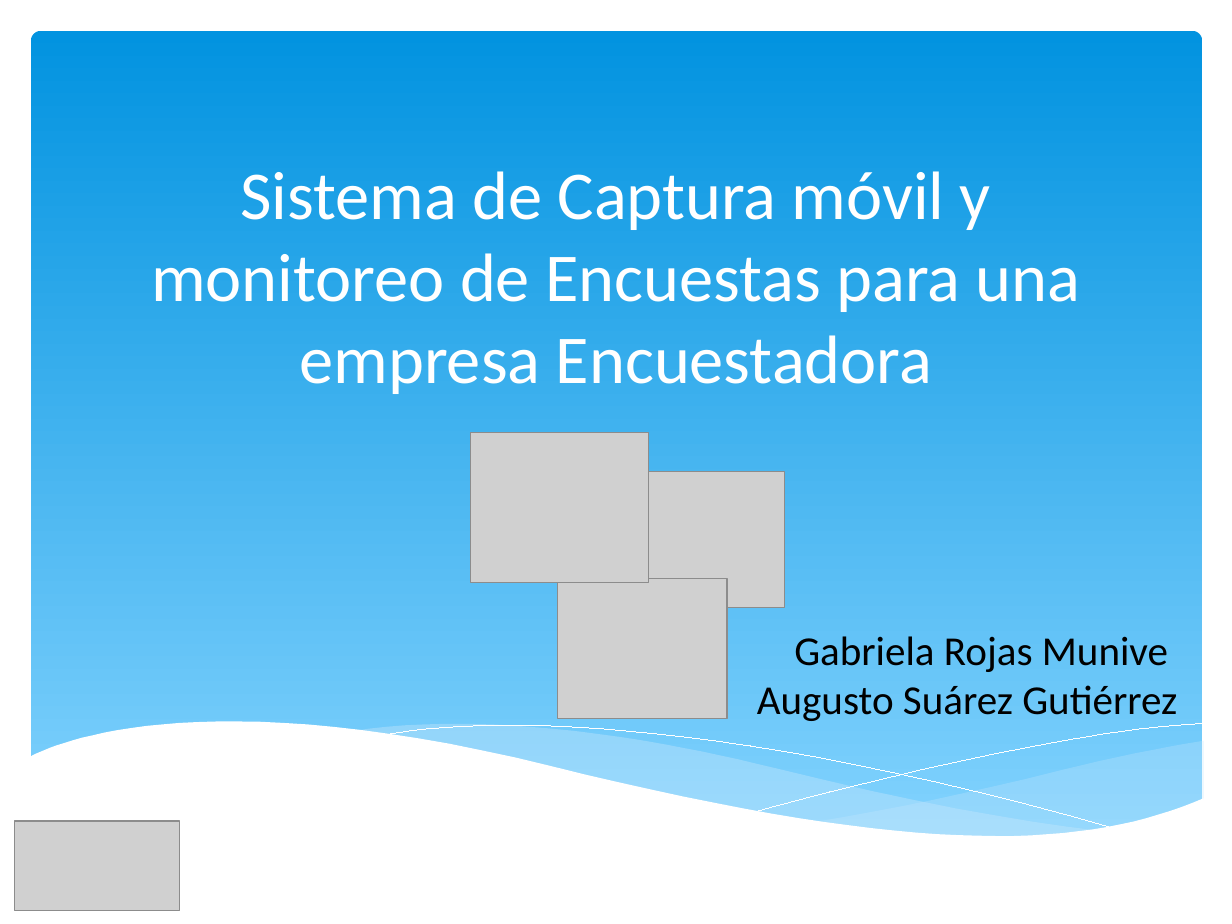
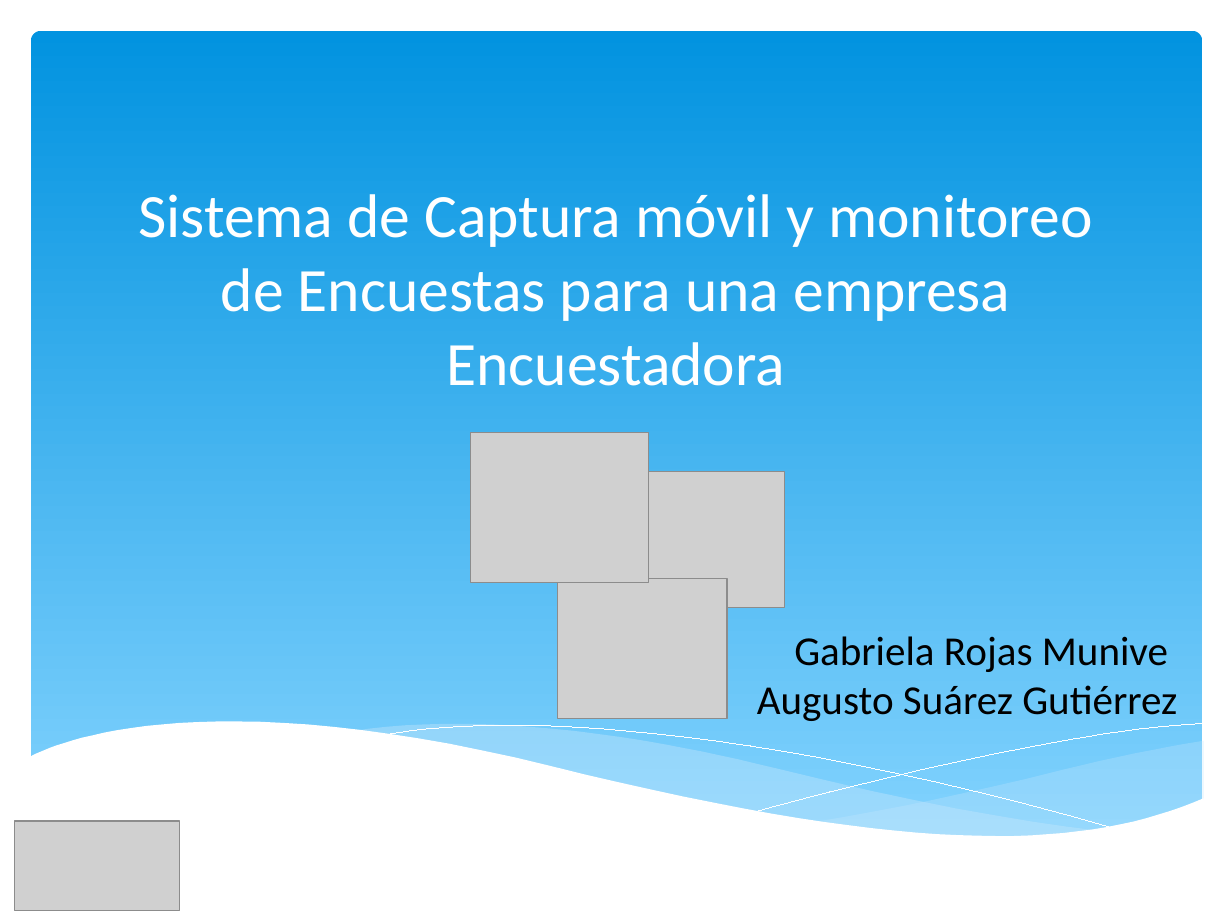
Before and after one commit to orlysemperfi/my-project-pi, a slide deck: slide 1 of PRESENTACION03-P2/PARCIAL/PPT PI2 PARCIAL.pptx. Drawn at 1232x924 pixels with LibreOffice and Linux fonts; fonts in the diff are those of the drawing; grey boxes stand for pictures. Boxes give left, top, right and bottom in pixels: in the first picture for what was removed or moved away, otherwise in the second. Text is boxed around its words. In the diff, an @@ line names an element or a change of style, - is before the commit and + after.

```diff
--- a/PRESENTACION03-P2/PARCIAL/PPT PI2 PARCIAL.pptx
+++ b/PRESENTACION03-P2/PARCIAL/PPT PI2 PARCIAL.pptx
@@ title "Sistema de Captura móvil y ..." at box(138, 194, 1092, 386): size 40 to 36 pt @@
```
Also in this commit, not shown: 7 other slides changed.
